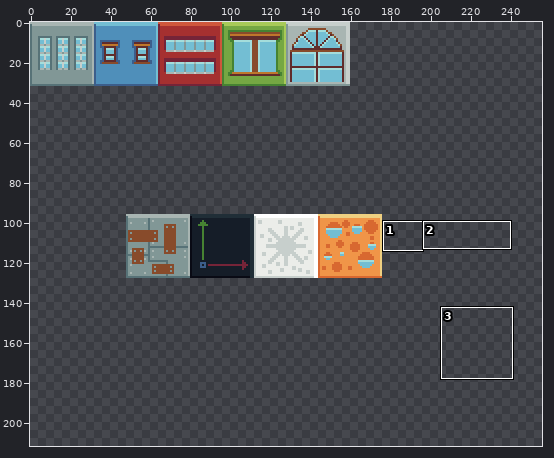
Pixel-art file: assets/Buildings/BuildingsMap.aseprite. The first picture is a wide view before the edit; the outline marks the close-up.
Close-up. As it was:
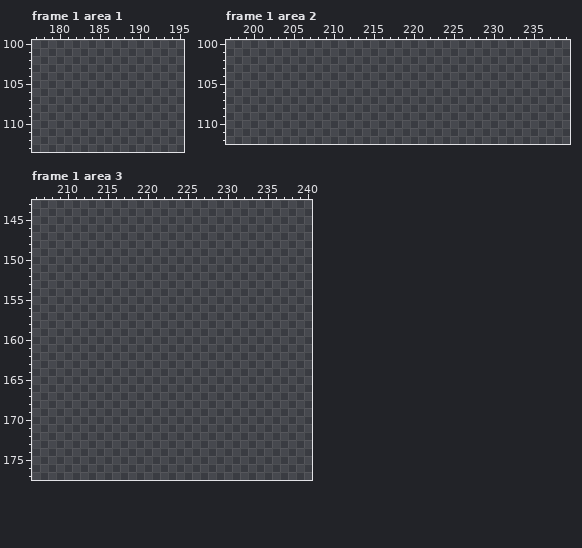
256x256 pixels, 1 frame. Shown: frame 1 area 1: x 177..195, y 100..113; frame 1 area 2: x 197..239, y 100..112; frame 1 area 3: x 206..240, y 143..177. The wide view leaves out empty margins. The commit also changed other frames or places, which this record leaves out.
Now the later version:
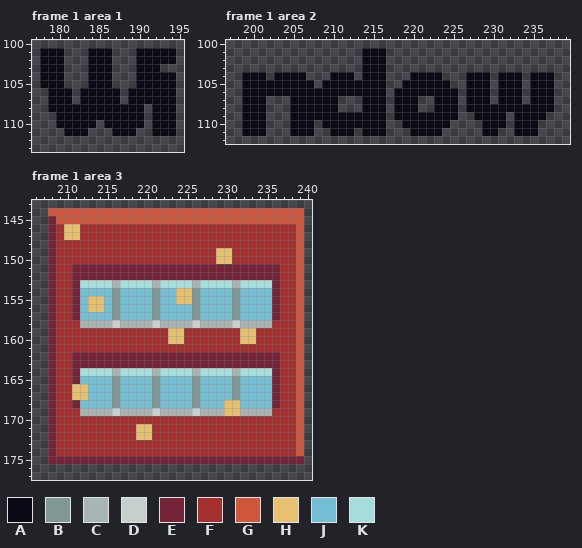
Palette (. is transparent): A #090a14  B #819796  C #a8b5b2  D #c7cfcc  E #752438  F #a53030  G #cf573c  H #e8c170  J #73bed3  K #a4dddb
From old to new:
Changed rows in their new state; - is an unchanged pixel.
Frame 1 area 1:
first column x 178:
101 AAA---AAA---AAAAA
102 AAA---AAA---AAAAA
103 AAA---AAA---AAA--
104 AAA---AAA---AAAAA
105 AAA---AAA---AAAAA
106 -AAA-AAAAA-AAAAAA
107 -AAA-AAAAA-AAAAAA
108 -AAAAAAAAAAAA-AAA
109 --AAAAAAAAAAA-AAA
110 --AAAAA-AAAAA-AAA
111 ---AAA---AAA--AAA
Frame 1 area 2:
first column x 199:
101 ---------------AAA---------------------
102 ---------------AAA---------------------
103 ---------------AAA---------------------
104 AAA-AAAA---AAA-AAA---AAAA---AAA-AAA-AAA
105 AAAAAAAAA-AAAAAAAA--AAAAAA--AAA-AAA-AAA
106 AAAAAAAAAAAAAAAAAA-AAAAAAAA-AAA-AAA-AAA
107 AAA---AAAAAA---AAA-AAA--AAA-AAA-AAA-AAA
108 AAA---AAAAAA---AAA-AAA--AAA-AAAAAAAAAAA
109 AAA---AAAAAAAAAAAA-AAAAAAAA--AAAA-AAAA-
110 AAA---AAA-AAAAAAAA--AAAAAA----AAA-AAA--
111 AAA---AAA--AAA-AAA---AAAA-----AA--AAA--
Frame 1 area 3:
first column x 208:
144 GGGGGGGGGGGGGGGGGGGGGGGGGGGGGGGG
145 EGGGGGGGGGGGGGGGGGGGGGGGGGGGGGGG
146 EFHHFFFFFFFFFFFFFFFFFFFFFFFFFFFG
147 EFHHFFFFFFFFFFFFFFFFFFFFFFFFFFFG
148 EFFFFFFFFFFFFFFFFFFFFFFFFFFFFFFG
149 EFFFFFFFFFFFFFFFFFFFFHHFFFFFFFFG
150 EFFFFFFFFFFFFFFFFFFFFHHFFFFFFFFG
151 EFFEEEEEEEEEEEEEEEEEEEEEEEEEEFFG
152 EFFEEEEEEEEEEEEEEEEEEEEEEEEEEFFG
153 EFFEKKKKCKKKKCKKKKCKKKKCKKKKEFFG
154 EFFEJJJJBJJJJBJJHHBJJJJBJJJJEFFG
155 EFFEJHHJBJJJJBJJHHBJJJJBJJJJEFFG
156 EFFEJHHJBJJJJBJJJJBJJJJBJJJJEFFG
157 EFFEJJJJBJJJJBJJJJBJJJJBJJJJEFFG
158 EFFFCCCCDCCCCDCCCCDCCCCDCCCCFFFG
159 EFFFFFFFFFFFFFFHHFFFFFFFHHFFFFFG
160 EFFFFFFFFFFFFFFHHFFFFFFFHHFFFFFG
161 EFFFFFFFFFFFFFFFFFFFFFFFFFFFFFFG
162 EFFEEEEEEEEEEEEEEEEEEEEEEEEEEFFG
163 EFFEEEEEEEEEEEEEEEEEEEEEEEEEEFFG
164 EFFEKKKKCKKKKCKKKKCKKKKCKKKKEFFG
165 EFFEJJJJBJJJJBJJJJBJJJJBJJJJEFFG
166 EFFHHJJJBJJJJBJJJJBJJJJBJJJJEFFG
167 EFFHHJJJBJJJJBJJJJBJJJJBJJJJEFFG
168 EFFEJJJJBJJJJBJJJJBJJJHHJJJJEFFG
169 EFFFCCCCDCCCCDCCCCDCCCHHCCCCFFFG
170 EFFFFFFFFFFFFFFFFFFFFFFFFFFFFFFG
171 EFFFFFFFFFFHHFFFFFFFFFFFFFFFFFFG
172 EFFFFFFFFFFHHFFFFFFFFFFFFFFFFFFG
173 EFFFFFFFFFFFFFFFFFFFFFFFFFFFFFFG
174 EFFFFFFFFFFFFFFFFFFFFFFFFFFFFFFG
175 EEEEEEEEEEEEEEEEEEEEEEEEEEEEEEEE
Where, in picture pixels (left, top, right, bottom), the same in both close-ups:
added: (40, 48, 176, 136)
added: (242, 48, 554, 136)
added: (48, 208, 304, 464)
